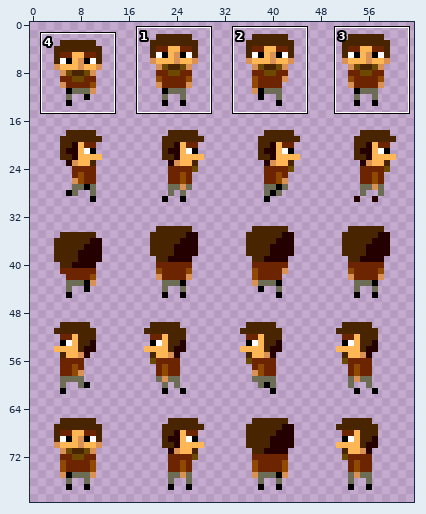
Pixel-art file -- assets/wearable_sprite_layout.aseprite. The picture above shows the old version from afar; the outline marks the close-up.
Close-up. As it was:
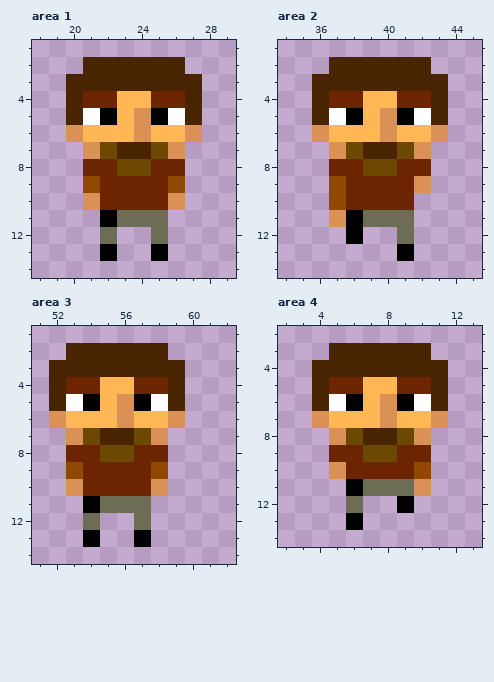
64x80 pixels, 1 frame. Shown: area 1: x 18..29, y 1..14; area 2: x 34..45, y 1..14; area 3: x 51..62, y 1..14; area 4: x 2..13, y 2..14. The commit also changed other parts of the picture, which this record leaves out.
And afterwards:
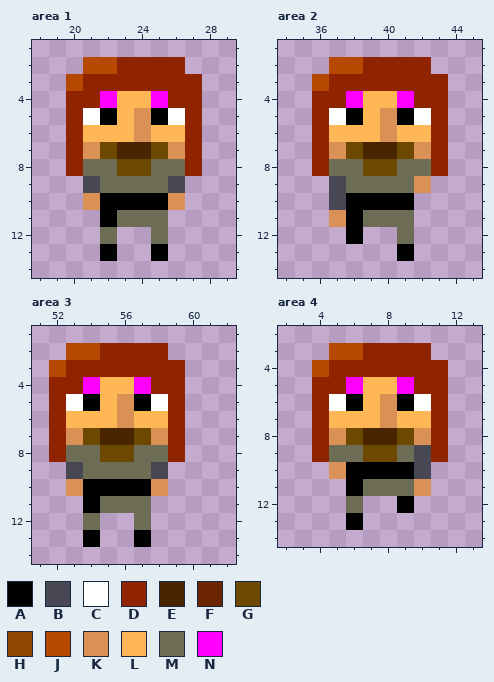
Palette (. is transparent): A #000000  B #484855  C #ffffff  D #912400  E #482400  F #6d2400  G #6d4800  H #914800  J #b64800  K #da9155  L #ffb655  M #6d6d55  N #ff00ff
From old to new:
layer "Layer 3" now hidden
layer "Layer 4" added
Area 1:
Colour F gives way to colour A in row 10 at x 22 to 25.
Colour H gives way to colour B in row 9 at x 21 and 26.
The edit adds colour D in rows 7 to 8 at x 20 and 27.
Colour E gives way to colour D in row 2 at x 23 to 26; in row 3 at x 21 to 27; in rows 4 to 5 at x 20 and 27.
Colour F gives way to colour D in row 4 at x 21 and 26.
Colour K gives way to colour D in row 6 at x 20 and 27.
Colour E gives way to colour J in row 2 at x 21 to 22; in row 3 at x 20.
Colour F gives way to colour M in row 8 at x 21 to 22 and 25 to 26; in row 9 at x 22 to 25.
Colour F gives way to colour N in row 4 at x 22 and 25.
Area 2:
Colour F gives way to colour A in row 10 at x 38 to 41.
Colour H gives way to colour B in rows 9 to 10 at x 37.
The edit adds colour D in rows 7 to 8 at x 36 and 43.
Colour E gives way to colour D in row 2 at x 39 to 42; in row 3 at x 37 to 43; in rows 4 to 5 at x 36 and 43.
Colour F gives way to colour D in row 4 at x 37 and 42.
Colour K gives way to colour D in row 6 at x 36 and 43.
Colour E gives way to colour J in row 2 at x 37 to 38; in row 3 at x 36.
Colour F gives way to colour M in row 8 at x 37 to 38 and 41 to 42; in row 9 at x 38 to 41.
Colour F gives way to colour N in row 4 at x 38 and 41.
Area 3:
Colour F gives way to colour A in row 10 at x 54 to 57.
Colour H gives way to colour B in row 9 at x 53 and 58.
The edit adds colour D in rows 7 to 8 at x 52 and 59.
Colour E gives way to colour D in row 2 at x 55 to 58; in row 3 at x 53 to 59; in rows 4 to 5 at x 52 and 59.
Colour F gives way to colour D in row 4 at x 53 and 58.
Colour K gives way to colour D in row 6 at x 52 and 59.
Colour E gives way to colour J in row 2 at x 53 to 54; in row 3 at x 52.
Colour F gives way to colour M in row 8 at x 53 to 54 and 57 to 58; in row 9 at x 54 to 57.
Colour F gives way to colour N in row 4 at x 54 and 57.
Area 4:
Colour F gives way to colour A in row 10 at x 6 to 9.
Colour F gives way to colour B in row 9 at x 10.
Colour H gives way to colour B in row 10 at x 10.
The edit adds colour D in rows 8 to 9 at x 4 and 11.
Colour E gives way to colour D in row 3 at x 7 to 10; in row 4 at x 5 to 11; in rows 5 to 6 at x 4 and 11.
Colour F gives way to colour D in row 5 at x 5 and 10.
Colour K gives way to colour D in row 7 at x 4 and 11.
Colour E gives way to colour J in row 3 at x 5 to 6; in row 4 at x 4.
Colour F gives way to colour M in row 9 at x 5 to 6 and 9.
Colour F gives way to colour N in row 5 at x 6 and 9.
Boxes around the changes in both close-ups, in picture pixels (x1, y1, x2, y2):
changed: (66, 57, 202, 210)
changed: (312, 57, 448, 210)
changed: (49, 343, 185, 496)
changed: (312, 343, 448, 479)
